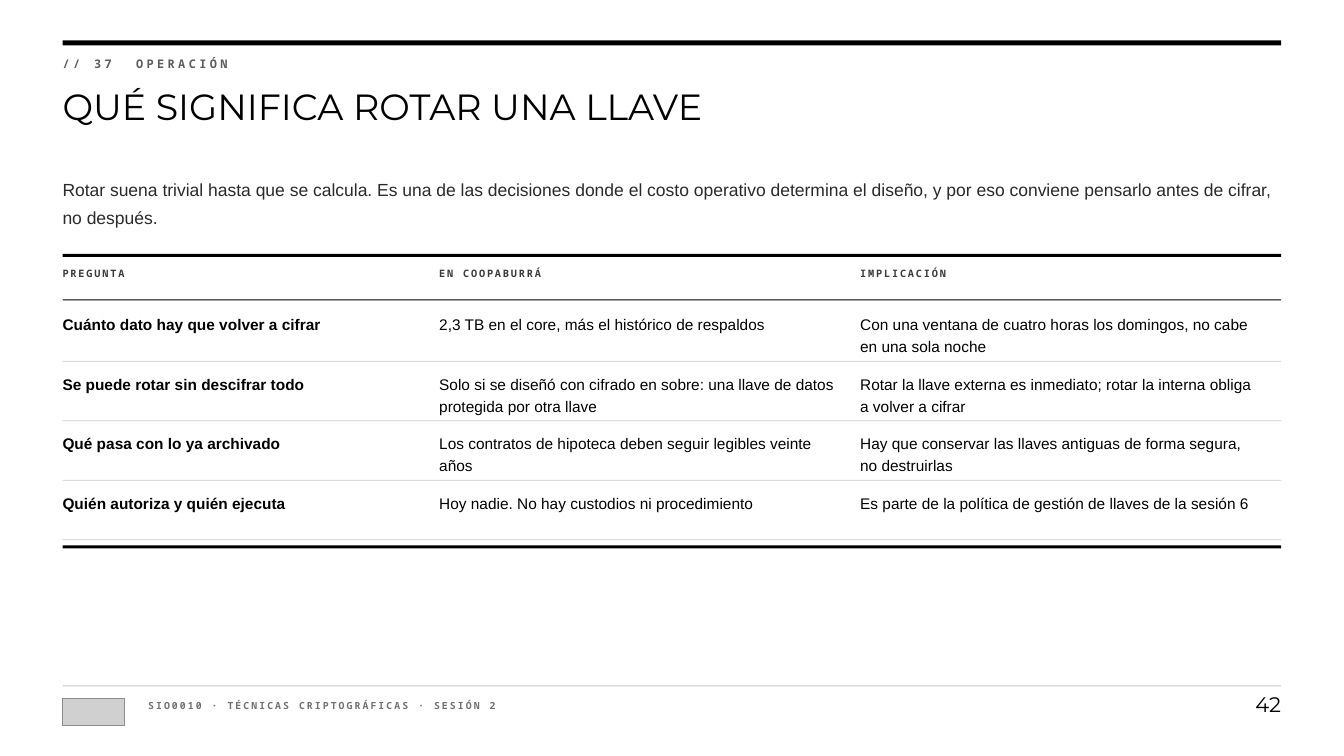
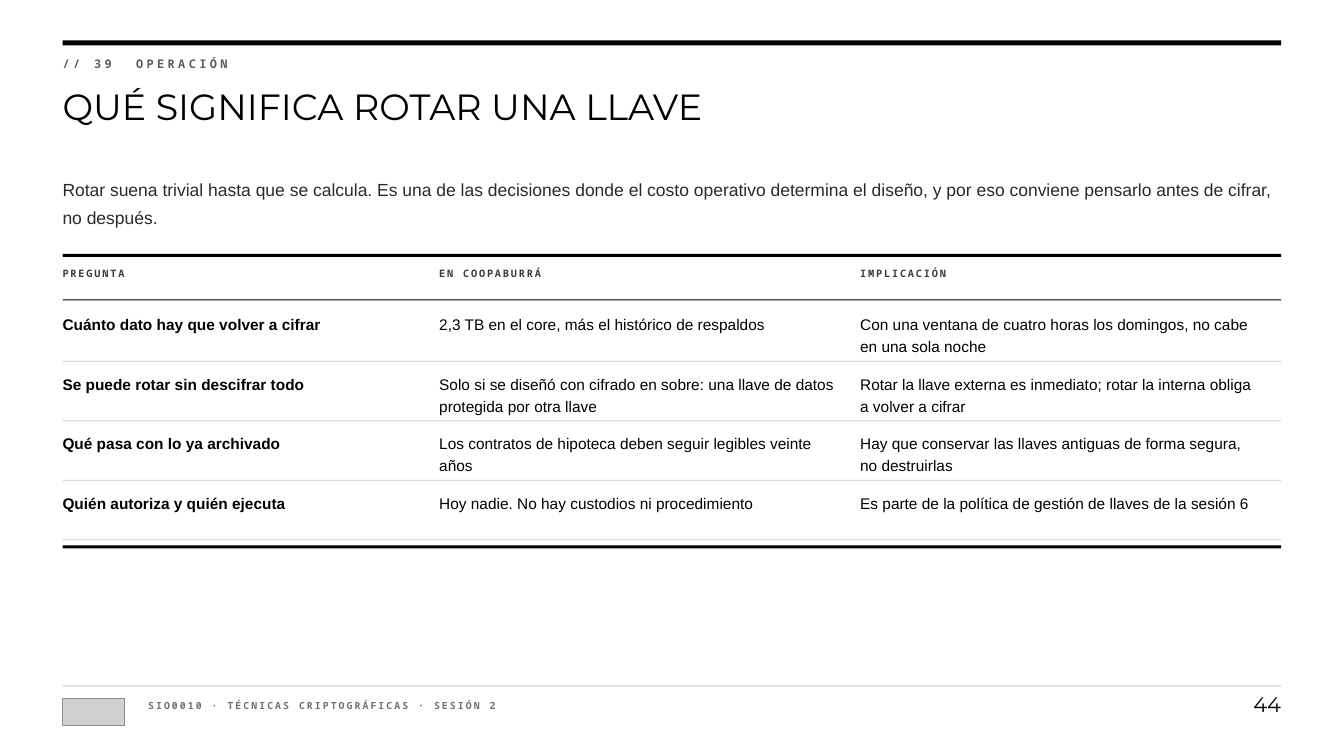
Before and after one commit to andresdapena81/sio0010-tecnicas-criptograficas, a slide deck: slide 44 of presentaciones/SIO0010-S2-Cifrado-simetrico.pptx (slide 42 before the commit). Drawn at 1344x756 pixels with LibreOffice and Linux fonts; fonts in the diff are those of the drawing; grey boxes stand for pictures. Boxes give left, top, right and bottom in pixels: in the first picture for what was removed or moved away, otherwise in the second. Text is boxed around its words. In the diff, an @@ line names an element or a change of style, - is before the commit and + after.

```diff
--- a/presentaciones/SIO0010-S2-Cifrado-simetrico.pptx
+++ b/presentaciones/SIO0010-S2-Cifrado-simetrico.pptx
@@ text at (94, 57, 227, 68): text changed @@
-// 37 OPERACIÓN
+// 39 OPERACIÓN
@@ text at (1253, 697, 1281, 712): text changed @@
-42
+44
```
Also in this commit, not shown: 51 other slides changed, 3 slides added, 1 slide removed, 2 other files.
